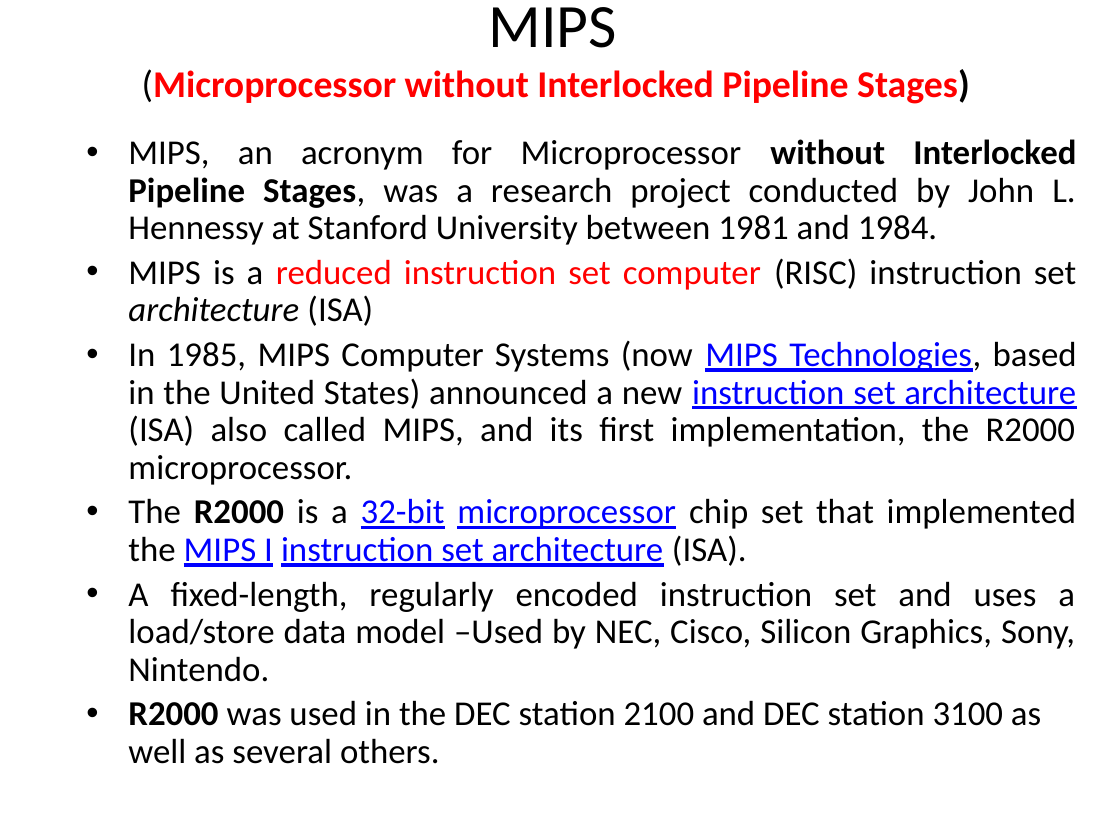
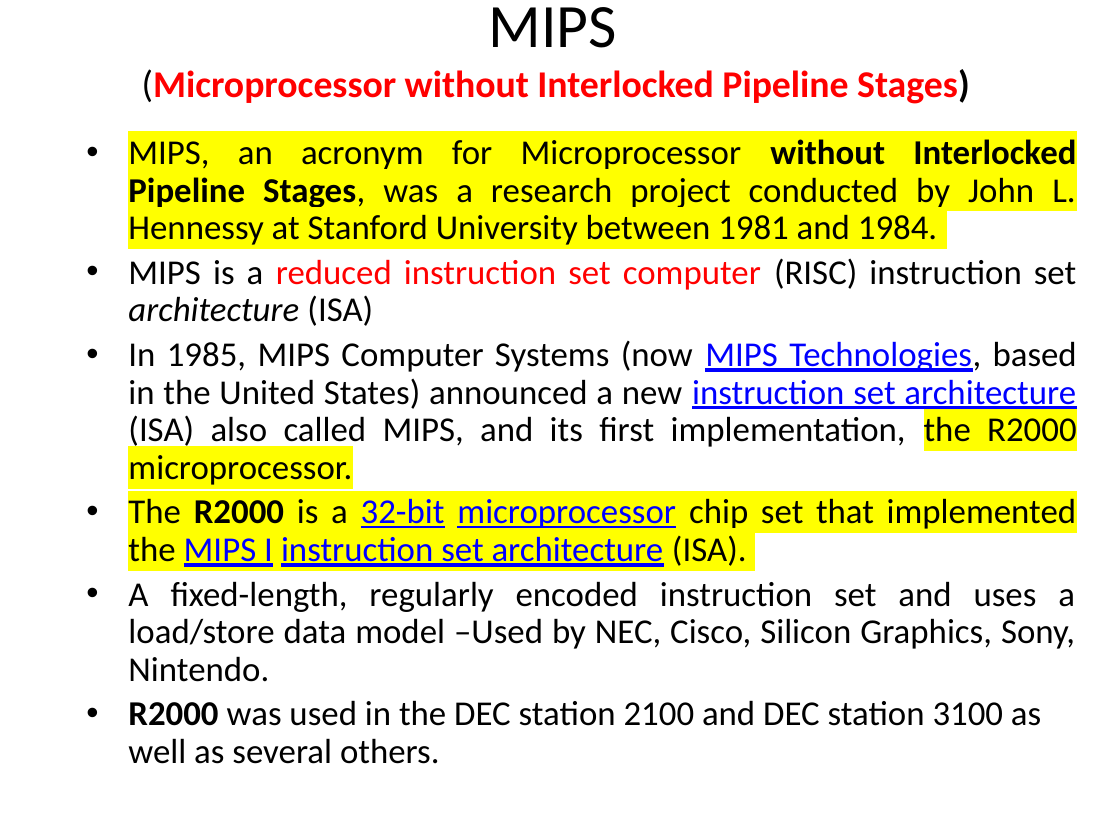
Before and after one commit to hossaintaufiq/CSE332-Computer-Organization-and-Architecture-SFM, a slide deck: slide 16 of FInal/CSE332_Lec_MIPS_Architecture_InstructionSet-Spring2025 (1).pptx. Drawn at 1120x840 pixels with LibreOffice and Linux fonts; fonts in the diff are those of the drawing. Boxes give left, top, right and bottom in pixels: in the first picture for what was removed or moved away, otherwise in the second. Text is boxed around its words. In the diff, an @@ line names an element or a change of style, - is before the commit and + after.

```diff
--- a/FInal/CSE332_Lec_MIPS_Architecture_InstructionSet-Spring2025 (1).pptx
+++ b/FInal/CSE332_Lec_MIPS_Architecture_InstructionSet-Spring2025 (1).pptx
@@ text at (x1=128, y1=139, x2=1077, y2=567): highlight none to #FFFF00 in "MIPS, an acronym for Microprocessor without Interlocked ...", "the R2000 microprocessor.", "The R2000 is a 32-bit microprocessor chip ..." @@
```
Also in this commit, not shown: 31 other slides changed, 7 other files.
